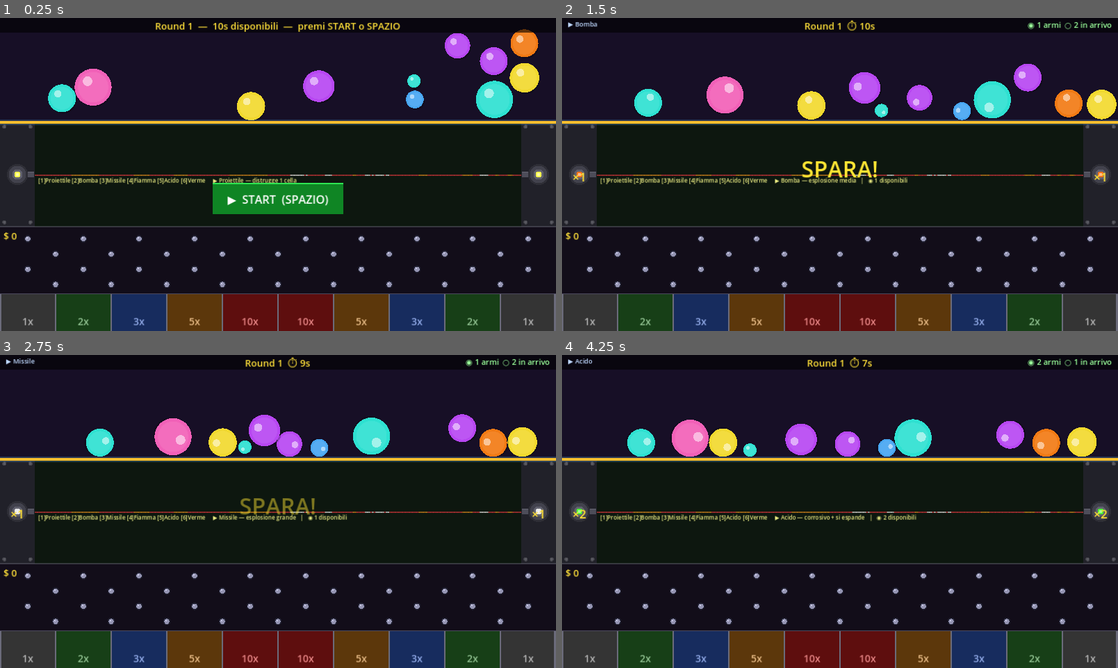
Above: before the commit, frames 1-4 (two rows, left to right).
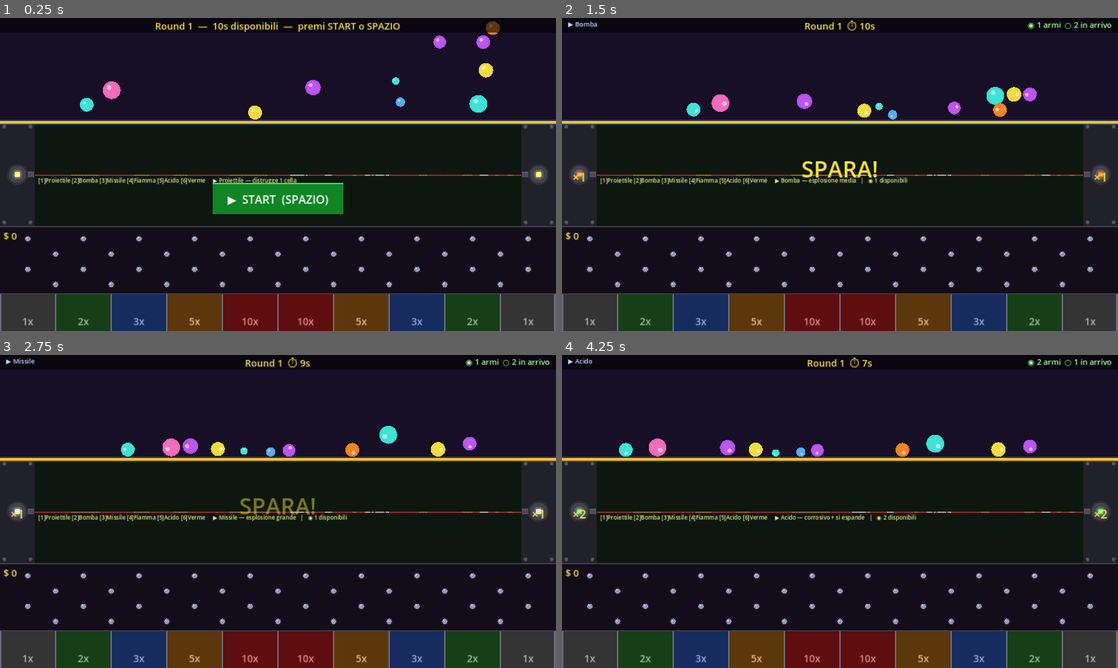
Above: after the commit, the same moments.

Repository: tanapox/TravelCalculator
Game: Godot game, scene res://scenes/Main.tscn
Same seed, same stepped clock (60 frames per second), same inputs: the game is played once before the commit and once after it.
Inputs (mouse positions are in pixels of both pictures, inside the frame that each line leads up to):
- Up to frame 1 (0.25 s): no input
- Up to frame 2 (1.5 s): tap Enter at 0.5 s; move the mouse to (962, 158) at 0.52 s; tap 1 at 0.6 s; click (962, 158) at 0.67 s; tap Space at 0.77 s; move the mouse to (728, 190) at 1.27 s; tap 2 at 1.35 s; click (728, 190) at 1.42 s
- Up to frame 3 (2.75 s): tap Space at 1.52 s; move the mouse to (333, 442) at 2.02 s; tap 3 at 2.1 s; click (333, 442) at 2.17 s
- Up to frame 4 (4.25 s): move the mouse to (812, 574) at 2.77 s; tap 4 at 2.85 s; click (812, 574) at 2.92 s; tap Space at 3.02, 3.77 s; move the mouse to (1006, 558) at 3.52 s; tap 5 at 3.6 s; click (1006, 558) at 3.67 s

The runs differ from the first frame. In frame 1, 4.2% of the frame differs, in the area x 8-97%, y 0-33%; in frame 2, 4.1%; in frame 3, 4.2%; in frame 4, 4.6%, in the area x 10-97%, y 20-33%.

Commit message:
Fix ball size, ball area width, and collecting phase fall-through
- Reduce ball radius from 14-46 to 8-22 (proportionate to play area)
- Spawn balls only in x=LAUNCHER_W..W-LAUNCHER_W (80..1200), same
  horizontal span as the destructible terrain
- Add inner walls at x=80 and x=1200 in the top ball section so balls
  stay within the terrain width during the shooting phase
- On _start_collecting: call disable_all_physics() to remove all terrain
  collision shapes so balls fall through freely, and give each ball a
  minimum downward velocity of 150 to ensure they all drop

Co-Authored-By: Claude Sonnet 4.6 <noreply@anthropic.com>
Claude-Session: https://claude.ai/code/session_01QzGJouKABdY15psrR5EvZo

Diff:
--- a/scripts/DestructibleArea.gd
+++ b/scripts/DestructibleArea.gd
@@ -208,6 +208,11 @@
 	_active_rows = clampi(n, 1, ROWS)
 	_update_region()
 
+func disable_all_physics() -> void:
+	for body in _physics_rows:
+		for child in (body as StaticBody2D).get_children():
+			child.free()
+
 func _update_region() -> void:
 	if _sprite:
 		_sprite.region_rect = Rect2(0, 0, float(COLS * CELL), float(_active_rows * CELL))
--- a/scripts/Main.gd
+++ b/scripts/Main.gd
@@ -21,8 +21,8 @@
 const BALL_VALUES: Array     = [10, 20, 15, 25, 30, 50, 35, 40]
 const BALL_COUNT_MIN: int    = 6
 const BALL_COUNT_MAX: int    = 14
-const BALL_RADIUS_MIN: float = 14.0
-const BALL_RADIUS_MAX: float = 46.0
+const BALL_RADIUS_MIN: float = 8.0
+const BALL_RADIUS_MAX: float = 22.0
 
 # ── Fasi del round ────────────────────────────────────────────────────────────
 
@@ -92,9 +92,15 @@
 
 func _setup_walls() -> void:
 	const T := 24
-	_make_wall(Vector2(W / 2.0, -T / 2.0),  Vector2(W + T * 2, T))
-	_make_wall(Vector2(-T / 2.0,   TOP_H),   Vector2(T, TOP_H * 2 + T * 2))
-	_make_wall(Vector2(W + T / 2.0, TOP_H),  Vector2(T, TOP_H * 2 + T * 2))
+	const LW := DestructibleArea.LAUNCHER_W   # 80
+	# Soffitto
+	_make_wall(Vector2(W / 2.0, -T / 2.0),       Vector2(W + T * 2, T))
+	# Pareti esterne (coprono sezioni medie e basse)
+	_make_wall(Vector2(-T / 2.0,   TOP_H),        Vector2(T, TOP_H * 2 + T * 2))
+	_make_wall(Vector2(W + T / 2.0, TOP_H),       Vector2(T, TOP_H * 2 + T * 2))
+	# Pareti interne nella zona palline (x=LW e x=W-LW) — stessa larghezza del terreno
+	_make_wall(Vector2(LW - T / 2.0, TOP_H / 2),  Vector2(T, TOP_H + T))
+	_make_wall(Vector2(W - LW + T / 2.0, TOP_H / 2), Vector2(T, TOP_H + T))
 
 func _make_wall(pos: Vector2, size: Vector2) -> void:
 	var body   := StaticBody2D.new()
@@ -261,8 +267,9 @@
 		var r         := randf_range(BALL_RADIUS_MIN, BALL_RADIUS_MAX)
 		var color_idx := randi() % BALL_COLORS.size()
 		var ball := Ball.new()
+		const LW := DestructibleArea.LAUNCHER_W
 		ball.position = Vector2(
-			randf_range(r + 4.0, W - r - 4.0),
+			randf_range(LW + r + 4.0, W - LW - r - 4.0),
 			randf_range(r + 4.0, TOP_H - r - 8.0)
 		)
 		add_child(ball)
@@ -310,7 +317,14 @@
 	_phase = Phase.COLLECTING
 	_collect_timer = 20.0
 	_terrain.stop_firing()
+	_terrain.disable_all_physics()
 	_remove_barrier()
+	# Spinta verso il basso per le palline con velocità verticale troppo bassa
+	for b in _balls:
+		if is_instance_valid(b):
+			var v: Vector2 = (b as RigidBody2D).linear_velocity
+			if v.y < 150.0:
+				(b as RigidBody2D).linear_velocity = Vector2(v.x, 150.0)
 	_show_flash("RACCOLTA!", Color(0.4, 1.0, 0.5))
 	_update_hud()
 
